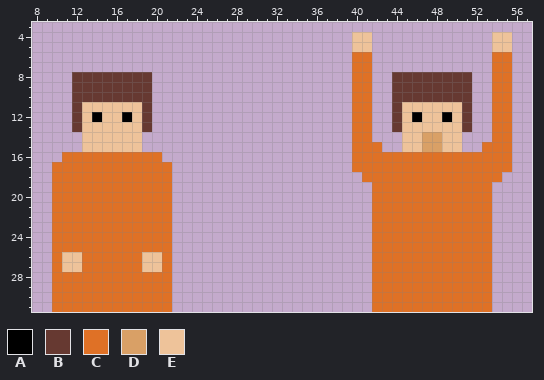
A pixel-art file gets an edit: Cyberspace-Olympics/Assets/Sprites/Fan.aseprite. Above is the file before it was changed.
96x32 pixels, 1 frame. Shown: x 8..57, y 3..31.
Palette (. is transparent): A #000000  B #663931  C #df7126  D #d9a066  E #eec39a
New version:
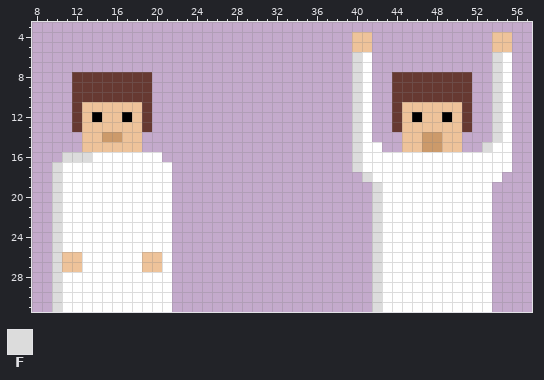
Colours new in this view: F #dcdcdc
What changed:
@@ palette @@
-C #df7126
+C #ffffff
-D #d9a066
+D #cc9a6a
@@ x 8..57 @@
  5 ................................EE............EE..
- 6 ................................CC............CC..
- 7 ................................CC............CC..
- 8 ....BBBBBBBB....................CC..BBBBBBBB..CC..
- 9 ....BBBBBBBB....................CC..BBBBBBBB..CC..
-10 ....BBBBBBBB....................CC..BBBBBBBB..CC..
-11 ....BEEEEEEB....................CC..BEEEEEEB..CC..
-12 ....BEAEEAEB....................CC..BEAEEAEB..CC..
-13 ....BEEEEEEB....................CC..BEEEEEEB..CC..
-14 .....EEEEEE.....................CC...EEDDEE...CC..
-15 .....EEEEEE.....................CCC..EEDDEE..CCC..
-16 ...CCCCCCCCCC...................CCCCCCCCCCCCCCCC..
-17 ..CCCCCCCCCCCC..................CCCCCCCCCCCCCCCC..
-18 ..CCCCCCCCCCCC...................CCCCCCCCCCCCCC...
-19 ..CCCCCCCCCCCC....................CCCCCCCCCCCC....
-20 ..CCCCCCCCCCCC....................CCCCCCCCCCCC....
-21 ..CCCCCCCCCCCC....................CCCCCCCCCCCC....
-22 ..CCCCCCCCCCCC....................CCCCCCCCCCCC....
-23 ..CCCCCCCCCCCC....................CCCCCCCCCCCC....
-24 ..CCCCCCCCCCCC....................CCCCCCCCCCCC....
-25 ..CCCCCCCCCCCC....................CCCCCCCCCCCC....
-26 ..CEECCCCCCEEC....................CCCCCCCCCCCC....
-27 ..CEECCCCCCEEC....................CCCCCCCCCCCC....
-28 ..CCCCCCCCCCCC....................CCCCCCCCCCCC....
-29 ..CCCCCCCCCCCC....................CCCCCCCCCCCC....
-30 ..CCCCCCCCCCCC....................CCCCCCCCCCCC....
-31 ..CCCCCCCCCCCC....................CCCCCCCCCCCC....
+ 6 ................................FC............FC..
+ 7 ................................FC............FC..
+ 8 ....BBBBBBBB....................FC..BBBBBBBB..FC..
+ 9 ....BBBBBBBB....................FC..BBBBBBBB..FC..
+10 ....BBBBBBBB....................FC..BBBBBBBB..FC..
+11 ....BEEEEEEB....................FC..BEEEEEEB..FC..
+12 ....BEAEEAEB....................FC..BEAEEAEB..FC..
+13 ....BEEEEEEB....................FC..BEEEEEEB..FC..
+14 .....EEDDEE.....................FC...EEDDEE...FC..
+15 .....EEEEEE.....................FCC..EEDDEE..FCC..
+16 ...FFFCCCCCCC...................FCCCCCCCCCCCCCCC..
+17 ..FCCCCCCCCCCC..................FCCCCCCCCCCCCCCC..
+18 ..FCCCCCCCCCCC...................FCCCCCCCCCCCCC...
+19 ..FCCCCCCCCCCC....................FCCCCCCCCCCC....
+20 ..FCCCCCCCCCCC....................FCCCCCCCCCCC....
+21 ..FCCCCCCCCCCC....................FCCCCCCCCCCC....
+22 ..FCCCCCCCCCCC....................FCCCCCCCCCCC....
+23 ..FCCCCCCCCCCC....................FCCCCCCCCCCC....
+24 ..FCCCCCCCCCCC....................FCCCCCCCCCCC....
+25 ..FCCCCCCCCCCC....................FCCCCCCCCCCC....
+26 ..FEECCCCCCEEC....................FCCCCCCCCCCC....
+27 ..FEECCCCCCEEC....................FCCCCCCCCCCC....
+28 ..FCCCCCCCCCCC....................FCCCCCCCCCCC....
+29 ..FCCCCCCCCCCC....................FCCCCCCCCCCC....
+30 ..FCCCCCCCCCCC....................FCCCCCCCCCCC....
+31 ..FCCCCCCCCCCC....................FCCCCCCCCCCC....
